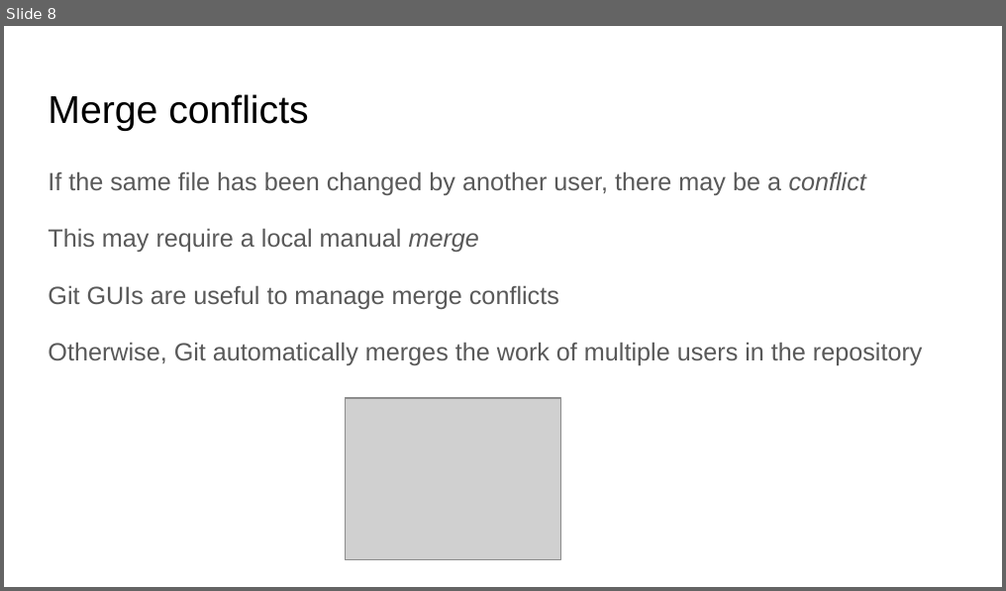
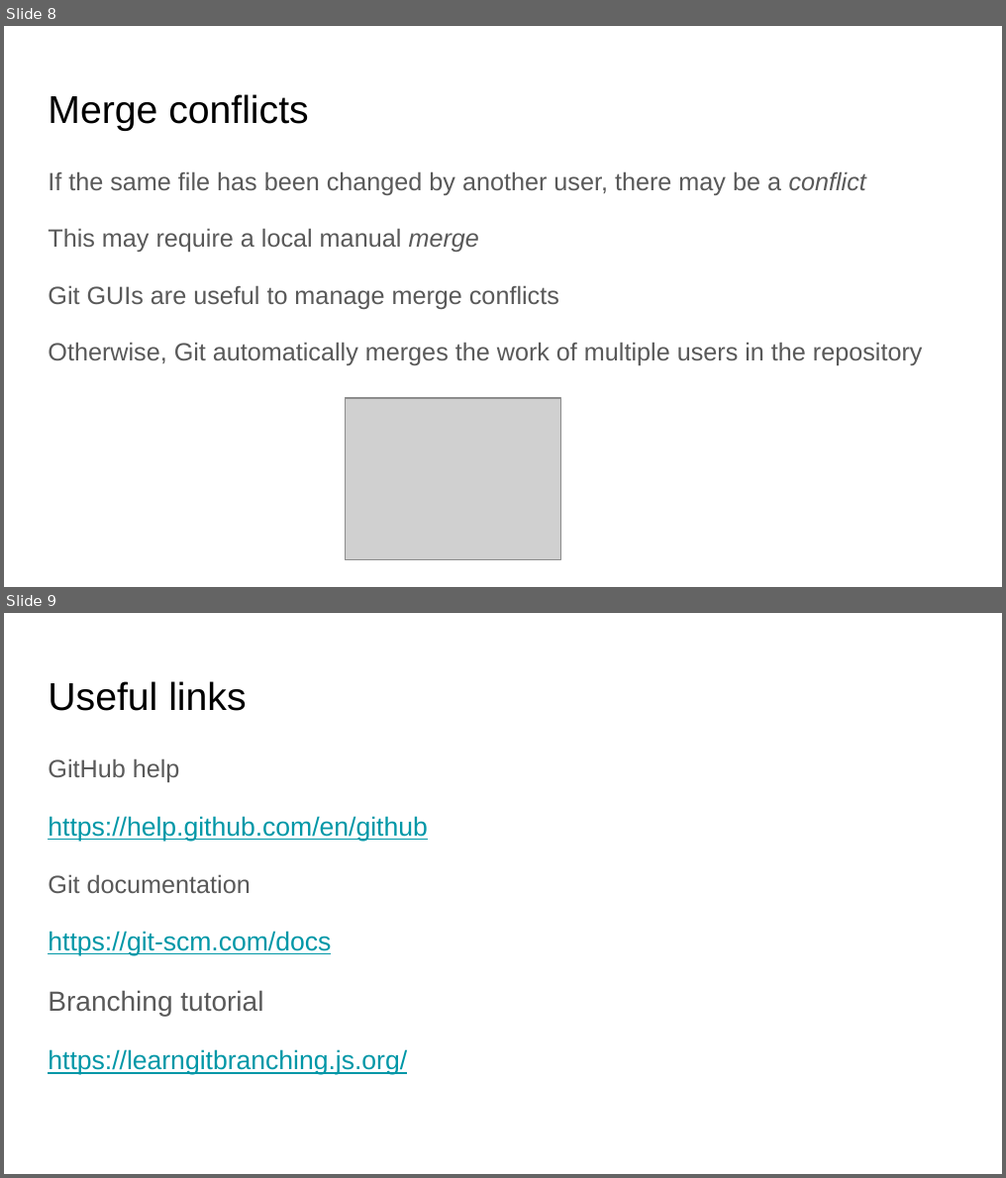
Before and after one commit to NewcastleRSE-Training/intro-to-version-control, a slide deck: Git Repositories.pptx. Shown one above the other, each under a label of ours: slide 8 before the commit, slides 8 and 9 after it. The pictures are 1006x591 and 1006x1178 pixels, drawn with LibreOffice and Linux fonts; fonts in the diff are those of the drawing; grey boxes stand for pictures. Boxes give left, top, right and bottom in pixels: in the first picture for what was removed or moved away, otherwise in the second. Text is boxed around its words. In the diff, an @@ line names an element or a change of style, - is before the commit and + after.

```diff
--- a/Git Repositories.pptx
+++ b/Git Repositories.pptx
@@ slide 9 added at [4,613,1002,1174], background #FFFFFF @@
@@ title added at [48,681,246,711], 28 pt, text #000000 @@
+Useful links
@@ text added at [48,759,427,1075], 19 pt, text #0097A7, underline @@
+GitHub help
+https://help.github.com/en/github
+Git documentation
+https://git-scm.com/docs
+Branching tutorial
+https://learngitbranching.js.org/
```
Also in this commit, not shown: 2 slides changed, 3 other files.
